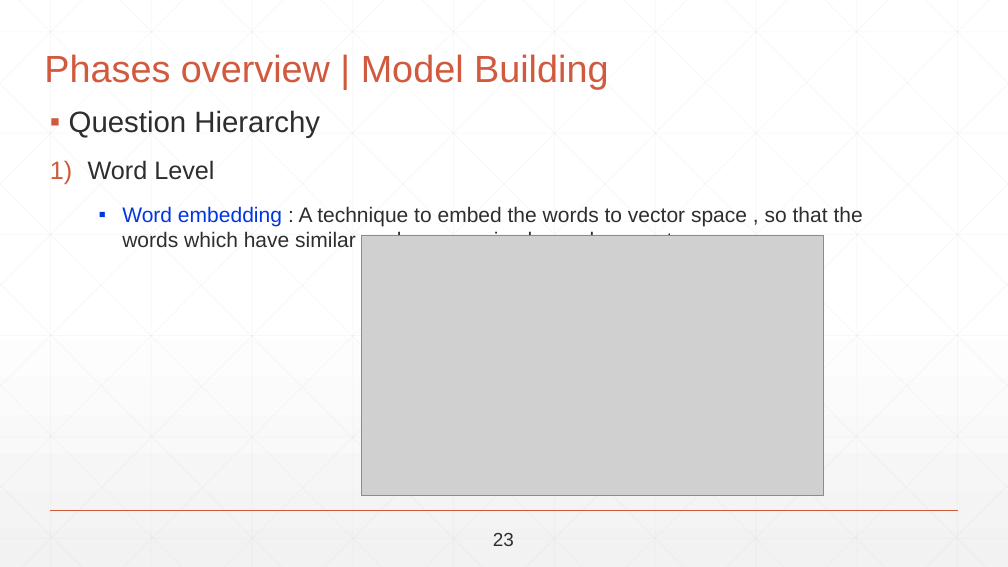
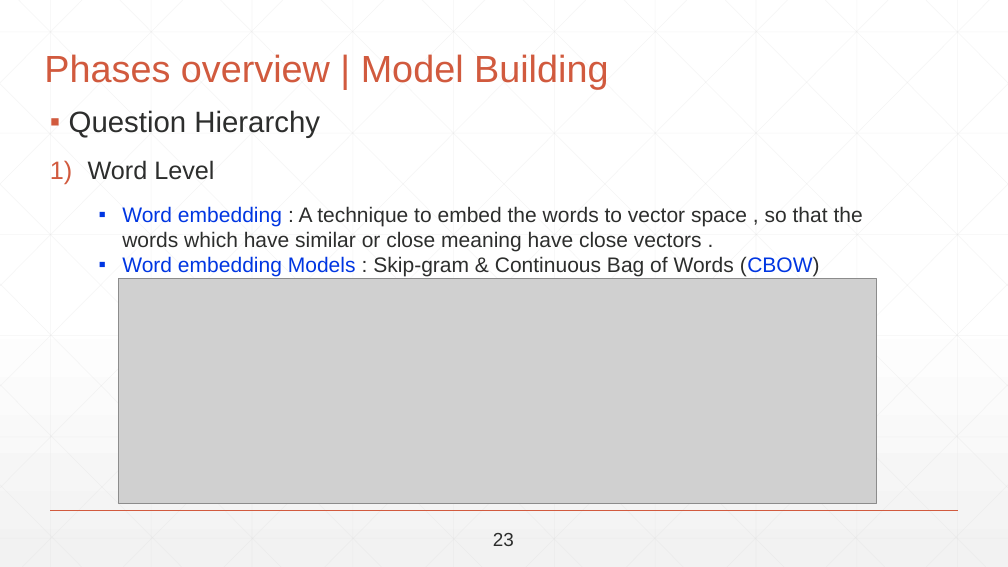
Before and after one commit to abdallahshaaban/Visual-Question-Answering, a slide deck: slide 37 of Second Seminar/Visual-QA-Second-Seminar-2017.pptx. Drawn at 1008x567 pixels with LibreOffice and Linux fonts; fonts in the diff are those of the drawing; grey boxes stand for pictures. Boxes give left, top, right and bottom in pixels: in the first picture for what was removed or moved away, otherwise in the second. Text is boxed around its words. In the diff, an @@ line names an element or a change of style, - is before the commit and + after.

```diff
--- a/Second Seminar/Visual-QA-Second-Seminar-2017.pptx
+++ b/Second Seminar/Visual-QA-Second-Seminar-2017.pptx
@@ text at box(122, 256, 820, 277): paragraph added @@
+▪ Word embedding Models : Skip-gram & Continuous Bag of Words (CBOW)
@@ picture: place and size @@
-picture at box(362, 235, 823, 495)
+picture at box(119, 278, 877, 504)
```
Also in this commit, not shown: 16 other slides changed, 7 slides removed.
